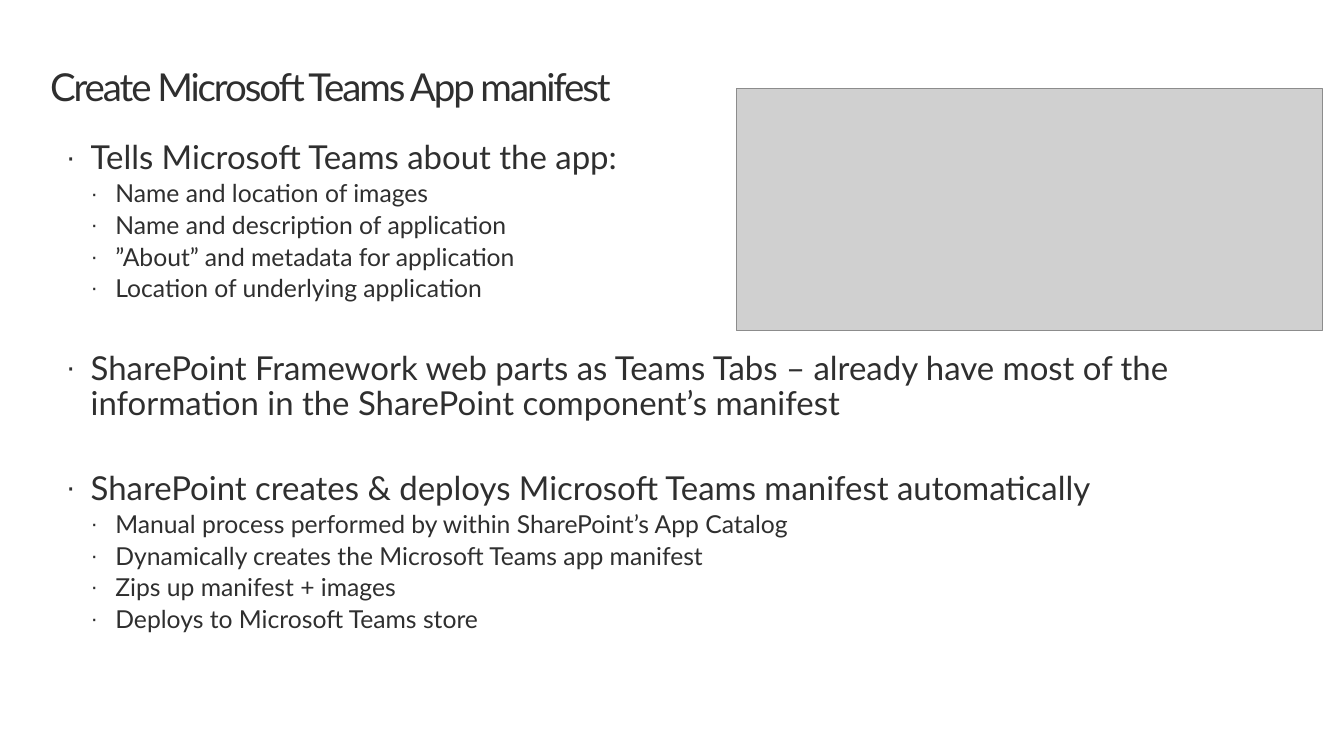
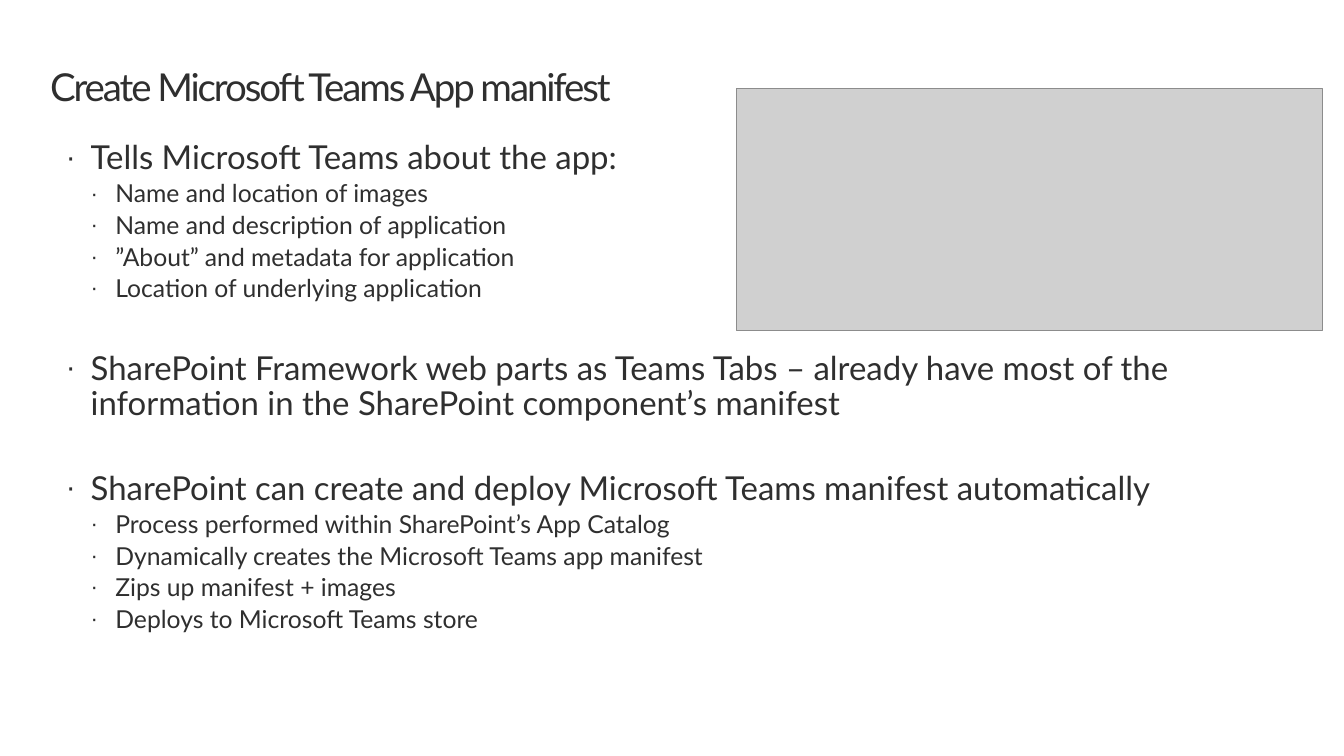
Before and after one commit to SharePoint/sp-dev-training-spfx-teams-dev, a slide deck: slide 12 of 01-intro.pptx. Drawn at 1344x756 pixels with LibreOffice and Linux fonts; fonts in the diff are those of the drawing; grey boxes stand for pictures; background and template pictures are left out. Boxes give left, top, right and bottom in pixels: in the first picture for what was removed or moved away, otherwise in the second. Text is boxed around its words. In the diff, an @@ line names an element or a change of style, - is before the commit and + after.

```diff
--- a/01-intro.pptx
+++ b/01-intro.pptx
@@ text at <box>91,475,1150,538</box>: text changed @@
-· SharePoint creates & deploys Microsoft Teams manifest automatically
-  · Manual process performed by within SharePoint’s App Catalog
+· SharePoint can create and deploy Microsoft Teams manifest automatically
+  · Process performed within SharePoint’s App Catalog
```
Also in this commit, not shown: 52 other files.
